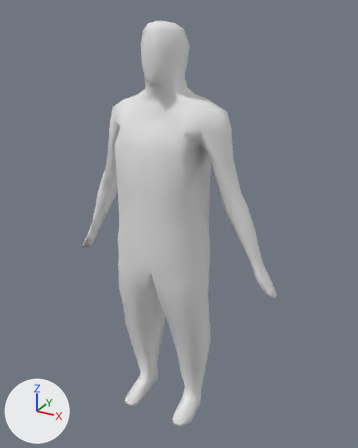
The Blender file Atmosphere Horror Game/Assets/Models/Blender Files/man.blend as it was, and as the next commit left it.
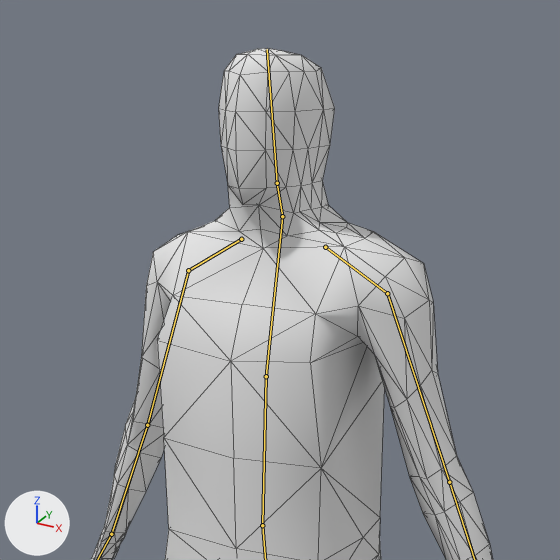
Each version is shown whole from a 50 mm camera at (2.03, -3.38, 3.69) aimed at (0.09, 0.15, 1.93), then close up on the part from 13% to 80% of the width and 0% to 53% of the height. Arrows for +X, +Y and +Z are at lower left; the lights stay in place. The bones that bend it are drawn over the model as lines in the close-ups. The close-ups show mesh edges as thin lines.
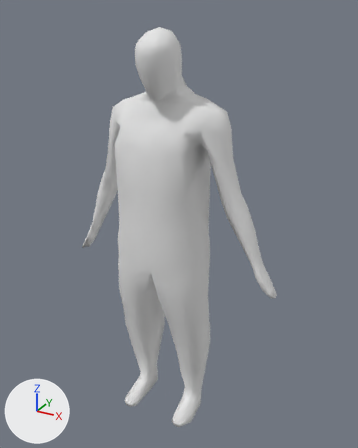
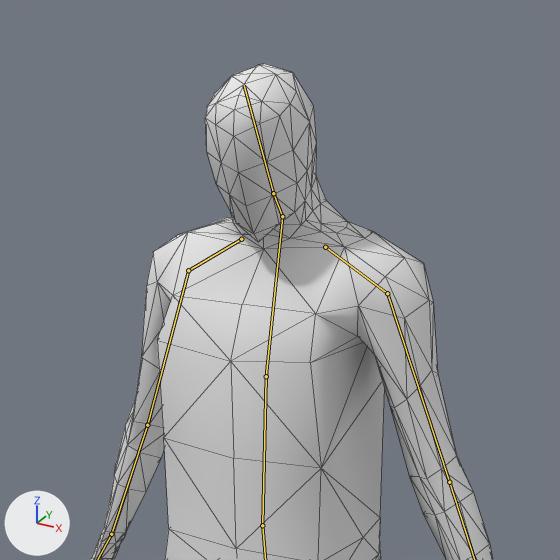
Commit message: still working on neck

The newer file adds an action. The first version stands in its rest pose; the second is drawn at frame 17 of the action 'Look'.

Pixel boxes [x1, y1, x2, y2] of what changed, in the close-ups (560 x 560 px):
'Cube', posed: before [91, 48, 493, 560]; after [91, 64, 493, 560]
bone 'Neck', root to tip: before (282, 216) to (277, 183); after (282, 216) to (273, 193)

Diff of the bpy script that builds the scene:
```diff
--- a/Atmosphere Horror Game/Assets/Models/Blender Files/man.blend.py
+++ b/Atmosphere Horror Game/Assets/Models/Blender Files/man.blend.py
@@ bone_neck @@
 bone_neck = bpy.data.objects['Armature'].pose.bones['Neck']  # child of 'UpSpine'
-bone_neck.rotation_quaternion = (1.0, 0.0, 0.0, 0.0)  # degrees (0, 0, 0)
+bone_neck.rotation_quaternion = (0.967, 0.23, 0.104, -0.037)  # degrees (27, 13, -1)
```
